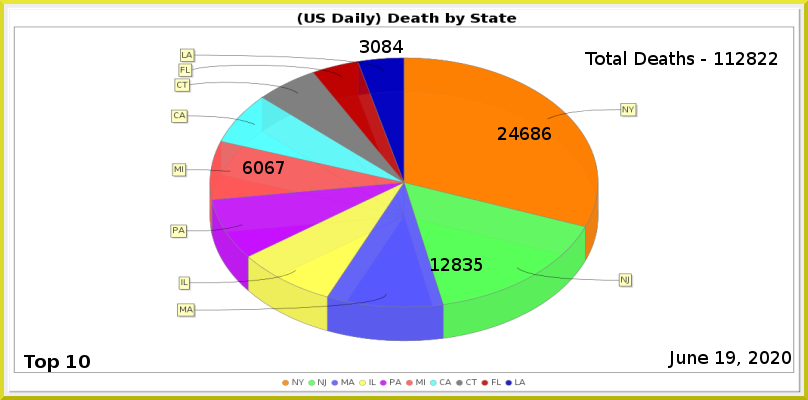
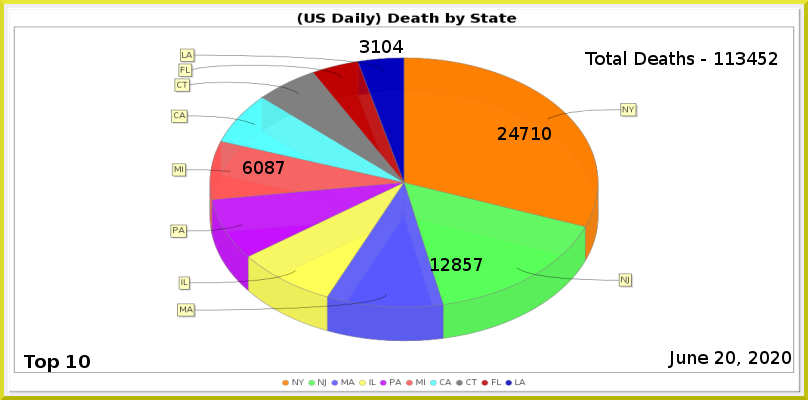
Layer changes from the first 808px x 400px image to the second:
painted on "Least" over [371, 40, 391, 53]
painted on "MI" over [265, 161, 274, 174]
painted on "NJ" over [463, 258, 482, 271]
painted on "NY" over [520, 127, 551, 140]
renamed "Total Deaths - 112822" to "Total Deaths - 113452", painted on it over [736, 52, 767, 65]
painted on "Current Date" over [715, 351, 735, 364]
